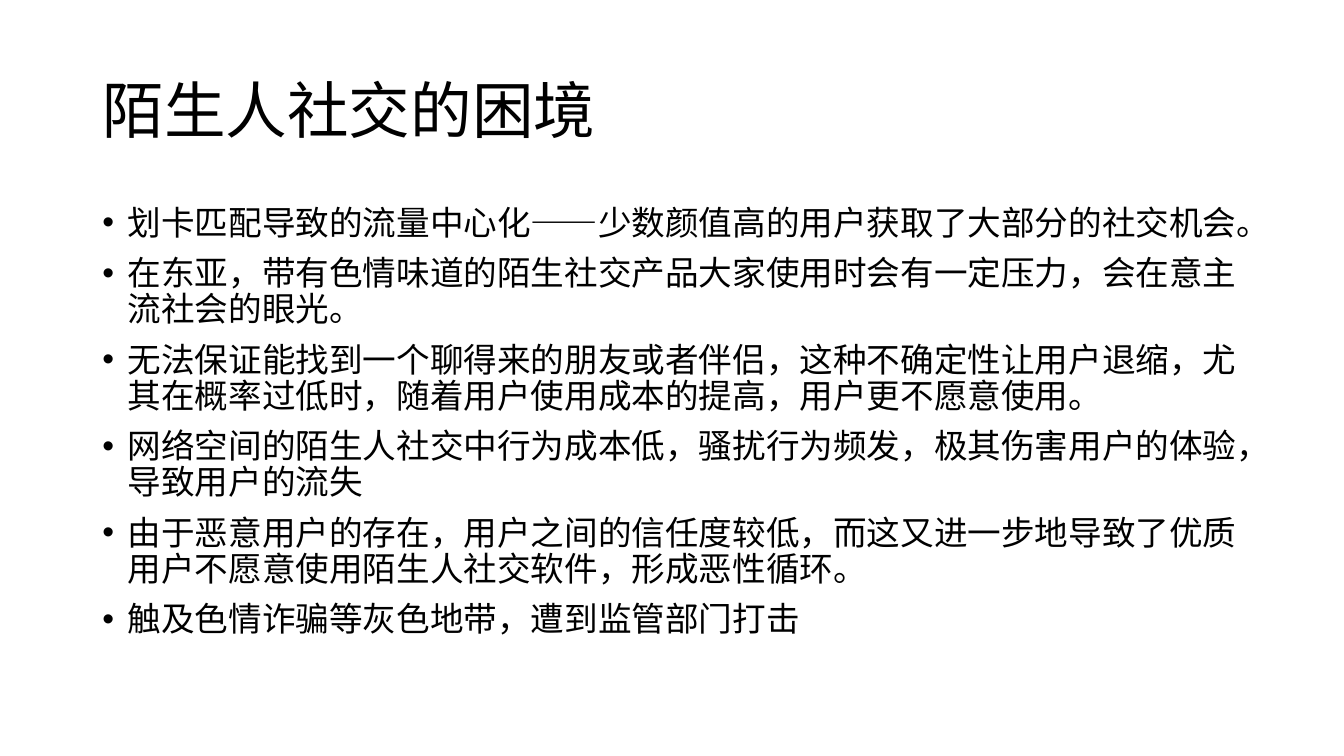
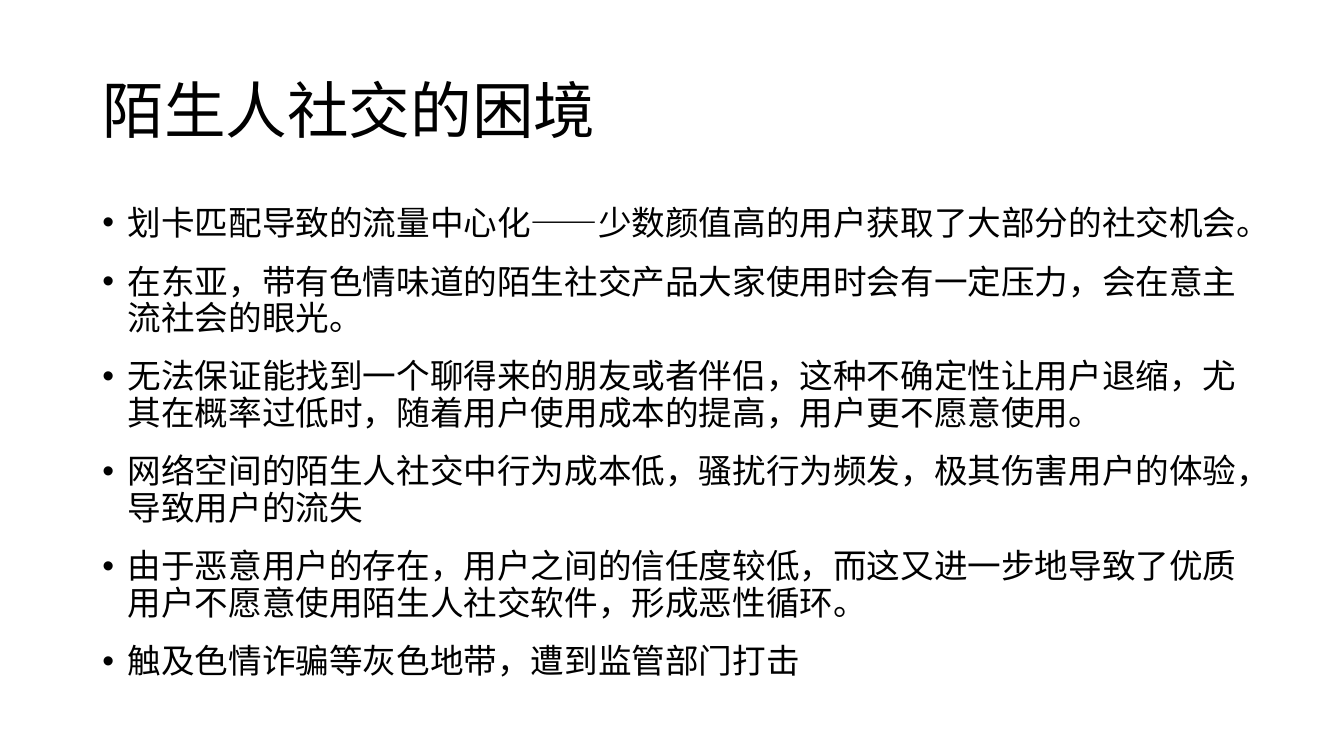
Before and after one commit to TingliangZhang/girlsday2021, a slide deck: slide 7 of SocialMedia/iTag.pptx. Drawn at 1344x756 pixels with LibreOffice and Linux fonts; fonts in the diff are those of the drawing. Boxes give left, top, right and bottom in pixels: in the first picture for what was removed or moved away, otherwise in the second. Text is boxed around its words. In the diff, an @@ line names an element or a change of style, - is before the commit and + after.

```diff
--- a/SocialMedia/iTag.pptx
+++ b/SocialMedia/iTag.pptx
@@ text "划卡匹配导致的流量中心化——少数颜值高的用户获取了大部分的社交机会。" at bbox=[128, 206, 1270, 677]: more space between paragraphs @@
```
Also in this commit, not shown: 3 other slides changed.
